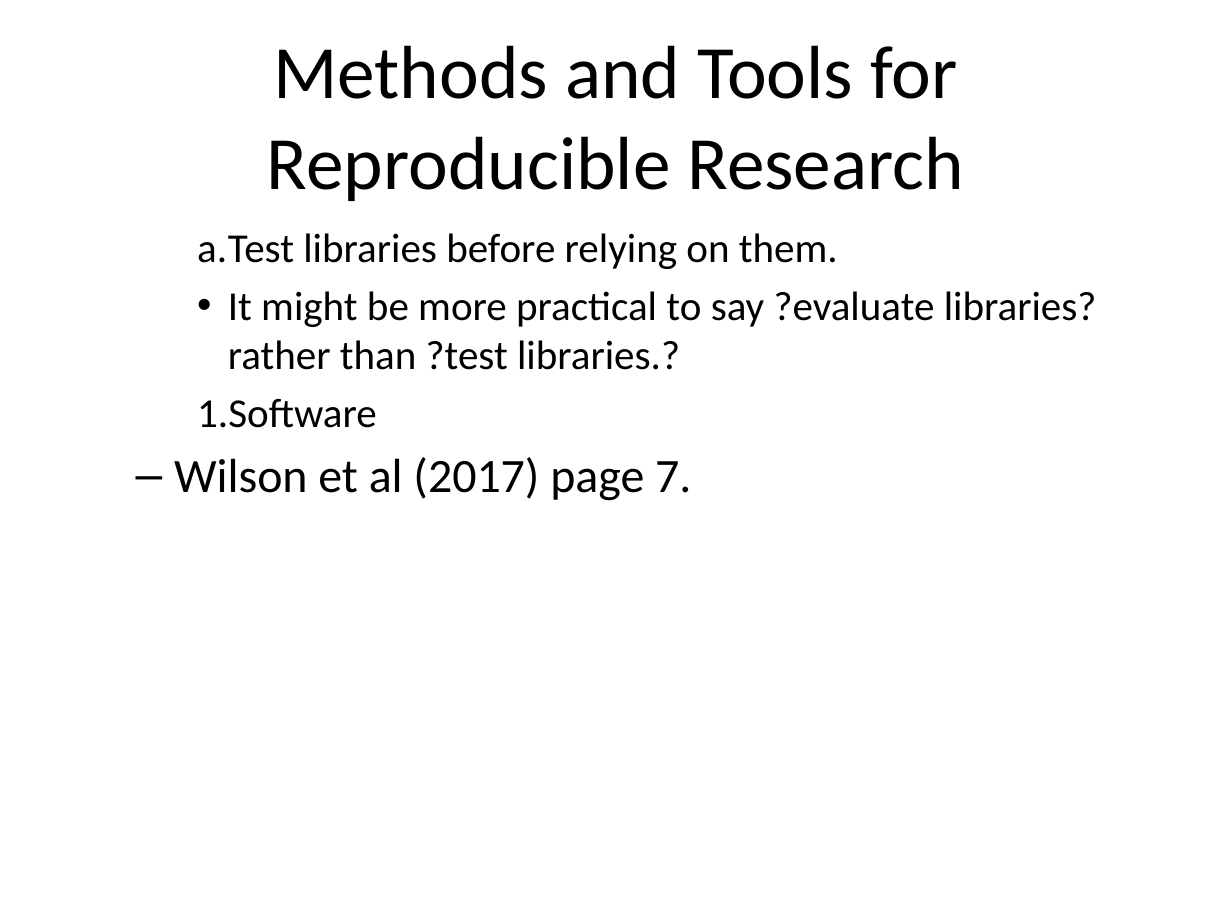
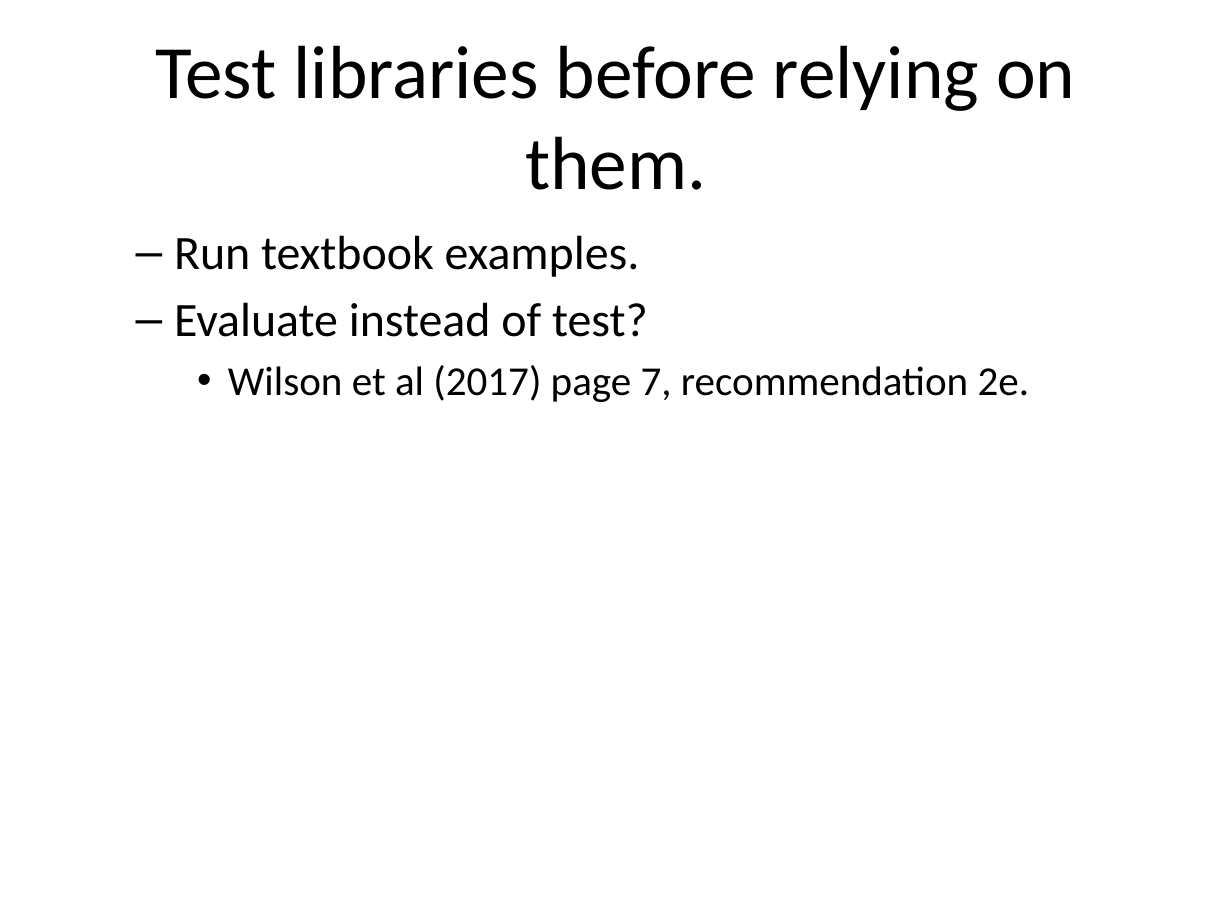
Before and after one commit to pmean/introduction-to-SAS, a slide deck: slide 28 of basics0/src/reproducible-research.pptx (slide 27 before the commit). Drawn at 1232x924 pixels with LibreOffice and Linux fonts; fonts in the diff are those of the drawing. Boxes give left, top, right and bottom in pixels: in the first picture for what was removed or moved away, otherwise in the second. Text is boxed around its words. In the diff, an @@ line names an element or a change of style, - is before the commit and + after.

```diff
--- a/basics0/src/reproducible-research.pptx
+++ b/basics0/src/reproducible-research.pptx
@@ title at box(155, 45, 1075, 190): text changed @@
-Methods and Tools for Reproducible Research
+Test libraries before relying on them.
@@ text at box(174, 235, 1030, 402): text changed; size 24 to 28 pt @@
-    a. Test libraries before relying on them.
-    • It might be more practical to say ?evaluate libraries? rather than ?test libraries.?
-    1. Software
-  – Wilson et al (2017) page 7.
+  – Run textbook examples.
+  – Evaluate instead of test?
+    • Wilson et al (2017) page 7, recommendation 2e.
```
Also in this commit, not shown: 21 other slides changed, 5 slides added, 4 slides removed, 8 other files.
